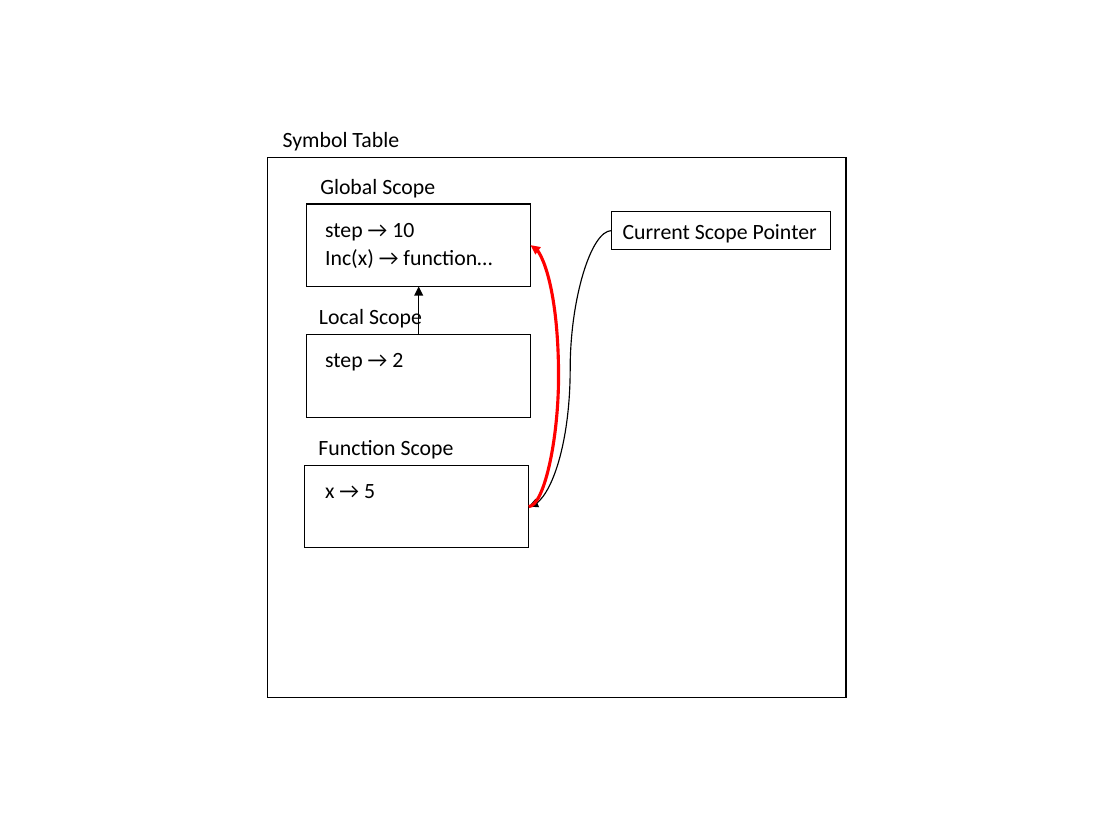
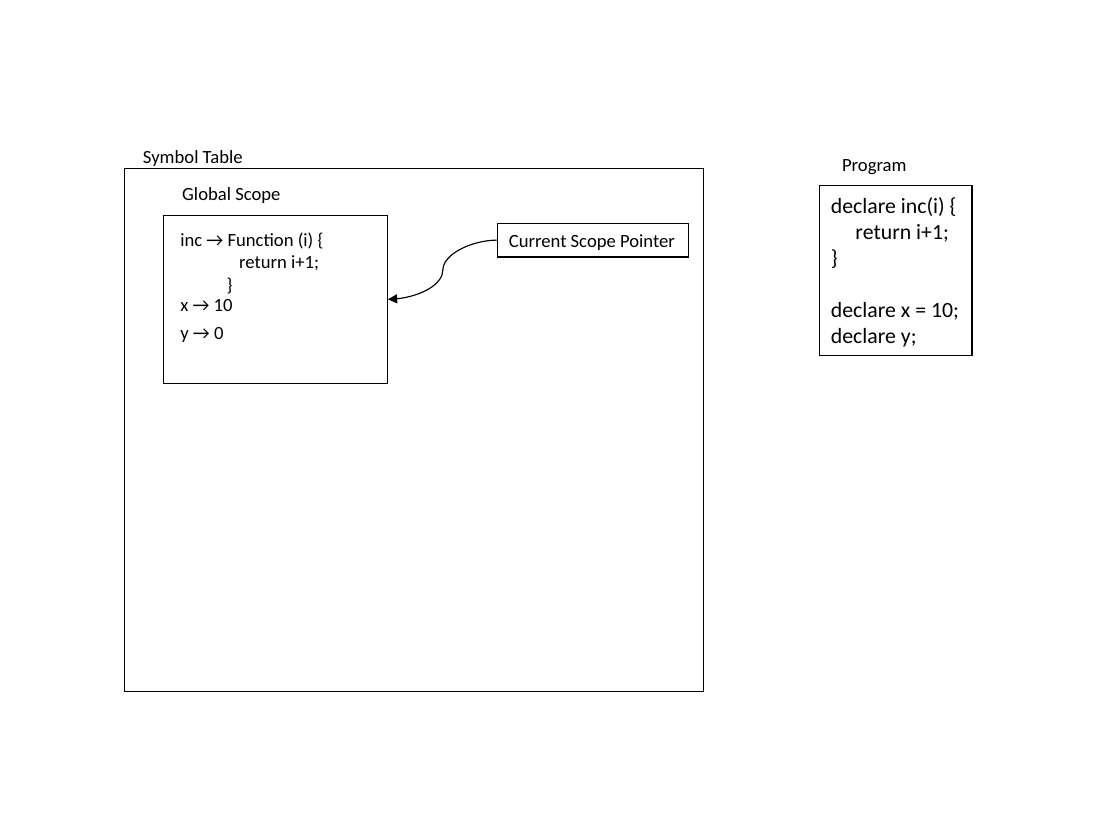
Before and after one commit to tiernanduvallygit/plipy, a slide deck: slide 1 of Notebooks/figures/chap08/5/figure.pptx. Drawn at 1120x840 pixels with LibreOffice and Linux fonts; fonts in the diff are those of the drawing. Boxes give left, top, right and bottom in pixels: in the first picture for what was removed or moved away, otherwise in the second. Text is boxed around its words. In the diff, an @@ line names an element or a change of style, - is before the commit and + after.

```diff
--- a/Notebooks/figures/chap08/5/figure.pptx
+++ b/Notebooks/figures/chap08/5/figure.pptx
@@ size 14 to 12 pt in 3 elements at (x1=498, y1=223, x2=689, y2=256), (x1=182, y1=187, x2=280, y2=203), (x1=143, y1=150, x2=243, y2=169) @@
@@ text "Symbol Table" moved from (x1=283, y1=132, x2=399, y2=151) to (x1=143, y1=150, x2=243, y2=169) @@
@@ rectangle resized from (x1=268, y1=158, x2=847, y2=698) to (x1=124, y1=169, x2=703, y2=692) @@
@@ text "Global Scope" moved from (x1=320, y1=179, x2=435, y2=198) to (x1=182, y1=187, x2=280, y2=203) @@
@@ text added at (x1=842, y1=159, x2=906, y2=174), 12 pt, text #000000 @@
+Program
@@ rectangle added at (x1=820, y1=186, x2=972, y2=355), outline #000000 0.75 pt, 14 pt, text #000000 @@
+declare inc(i) {
+return i+1;
+}
+declare x = 10;
+declare y;
@@ rectangle resized from (x1=307, y1=204, x2=531, y2=287) to (x1=164, y1=215, x2=388, y2=383) @@
@@ text added at (x1=180, y1=232, x2=319, y2=270), 12 pt, text #000000 @@
+inc → Function (i) {
+return i+1;
+}
@@ text removed at (x1=325, y1=223, x2=414, y2=241) @@
-step → 10
@@ rectangle "Current Scope Pointer" resized from (x1=612, y1=212, x2=830, y2=250) to (x1=498, y1=223, x2=689, y2=256) @@
@@ curved arrow removed from (612, 231) to (529, 506) @@
@@ text removed at (x1=325, y1=249, x2=492, y2=268) @@
-Inc(x) → function…
@@ curved arrow added from (498, 240) to (388, 299), #000000 0.75 pt @@
@@ curved arrow removed from (529, 506) to (531, 245) @@
@@ text added at (x1=180, y1=299, x2=233, y2=311), 12 pt, text #000000 @@
+x → 10
@@ arrow removed from (419, 335) to (419, 287) @@
@@ text added at (x1=180, y1=327, x2=223, y2=342), 12 pt, text #000000 @@
+y → 0
@@ text removed at (x1=319, y1=306, x2=422, y2=331) @@
-Local Scope
@@ rectangle removed at (x1=307, y1=335, x2=531, y2=418) @@
@@ text removed at (x1=325, y1=353, x2=403, y2=371) @@
-step → 2
@@ text removed at (x1=318, y1=440, x2=454, y2=459) @@
-Function Scope
@@ rectangle removed at (x1=305, y1=466, x2=529, y2=549) @@
@@ text removed at (x1=325, y1=484, x2=375, y2=498) @@
-x → 5
```
Also in this commit, not shown: 23 other files.
